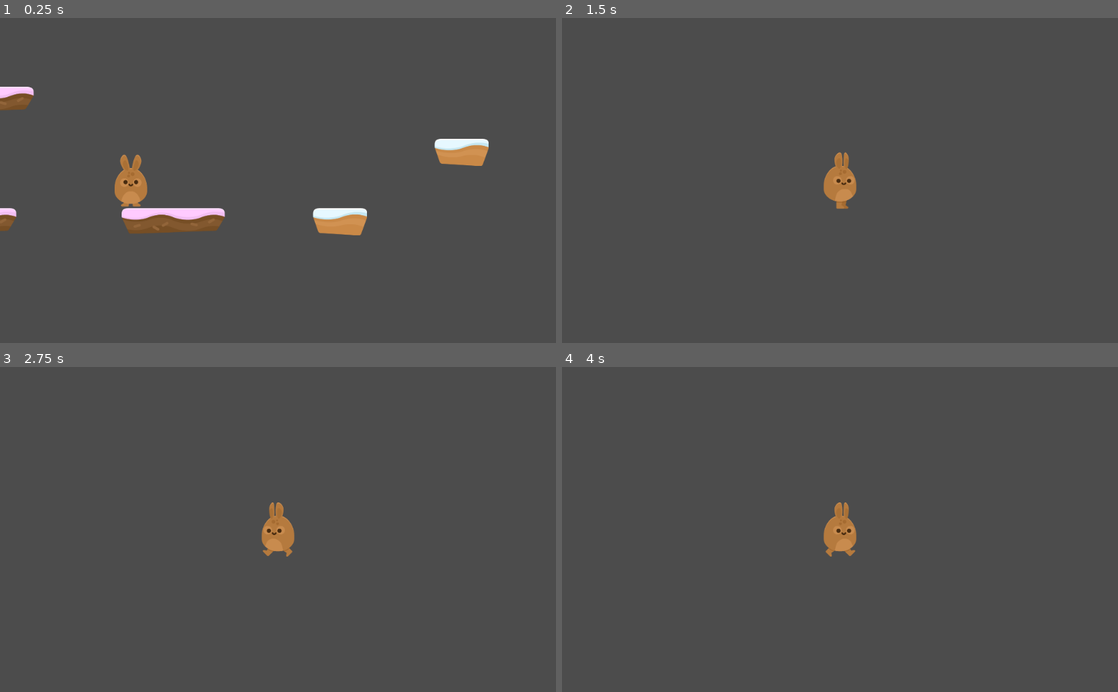
Above: before the commit, frames 1-4 (two rows, left to right).
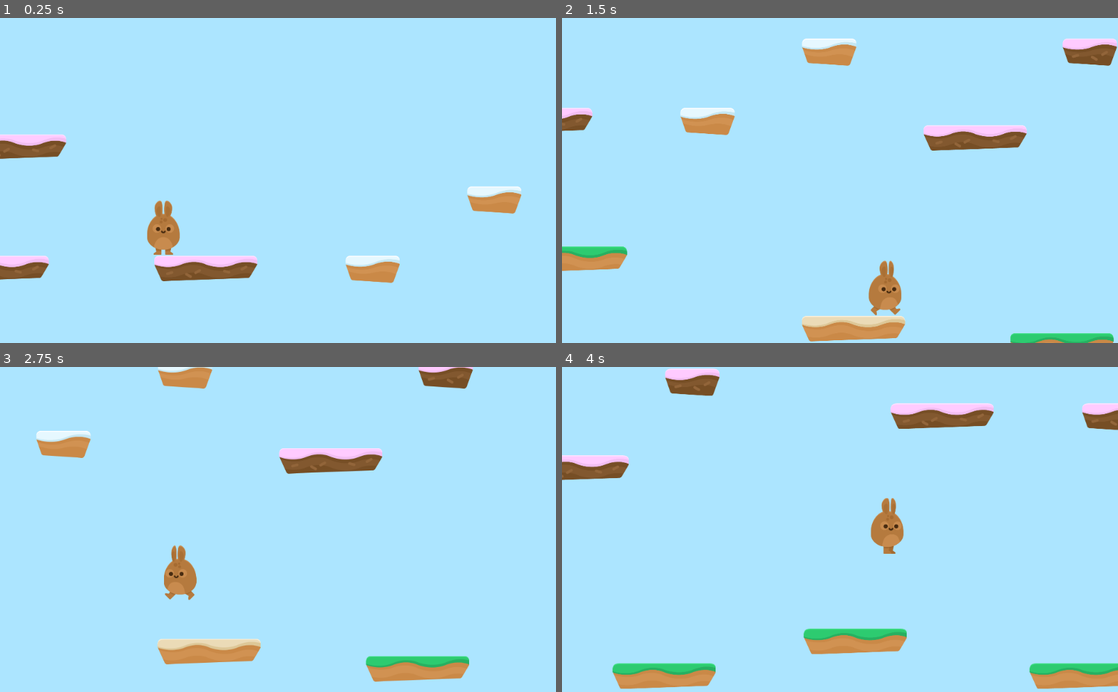
Above: after the commit, the same moments.

Repository: kidoncio/HoppyDays
Game: Godot game, scene res://Scenes/Levels/Level1.tscn
Same seed, same stepped clock (60 frames per second), same inputs: the game is played once before the commit and once after it.
Inputs:
- Up to frame 1 (0.25 s): no input
- Up to frame 2 (1.5 s): hold W (jump) 0.53-1.28 s; hold D (right) from 0.53 s (still down); tap W (jump) at 1.35 s
- Up to frame 3 (2.75 s): tap W (jump) at 1.52, 1.82 s; release D (right) at 2.03 s; hold A (left) from 2.03 s (still down); hold W (jump) from 2.03 s (still down)
- Up to frame 4 (4 s): release A (left) at 2.78 s; release W (jump) at 2.78 s; hold D (right) from 2.78 s (still down); tap W (jump) at 2.85, 3.02, 3.32 s; hold W (jump) from 3.53 s (still down)

The runs differ from the first frame. In frame 1, 100% of the frame differs, in the area x 0-100%, y 0-100%; in frame 2, 100%; in frame 3, 100%; in frame 4, 100%.

Commit message:
Add GameState e GUI

Diff:
--- /dev/null
+++ b/GUI/GUI.gd
@@ -0,0 +1,13 @@
+extends CanvasLayer
+
+# Nodes
+const GAME_STATE_NODE: String = "GameState"
+
+func update_lives(lives_left: int):
+	if lives_left >= 0:
+		$Control/TextureRect/VBoxContainer/HBoxContainer/LifeCount.text = str(lives_left)
+
+
+func update_coins(coins: int):
+	if coins >= 0:
+		$Control/TextureRect/VBoxContainer/HBoxContainer/CoinCount.text = str(coins)
--- /dev/null
+++ b/GUI/GUI.tscn
@@ -0,0 +1,81 @@
+[gd_scene load_steps=7 format=2]
+
+[ext_resource path="res://GUI/GUI.gd" type="Script" id=1]
+[ext_resource path="res://GFX/HUD/bannerHanging.png" type="Texture" id=2]
+[ext_resource path="res://Fonts/candles_.ttf" type="DynamicFontData" id=3]
+[ext_resource path="res://GFX/HUD/coin_bronze.png" type="Texture" id=4]
+[ext_resource path="res://GFX/HUD/lifes.png" type="Texture" id=5]
+
+[sub_resource type="DynamicFont" id=1]
+size = 46
+outline_size = 4
+outline_color = Color( 0, 0, 0, 1 )
+use_filter = true
+font_data = ExtResource( 3 )
+
+[node name="GUI" type="CanvasLayer" groups=[
+"GUI",
+]]
+script = ExtResource( 1 )
+
+[node name="Control" type="Control" parent="."]
+anchor_right = 1.0
+anchor_bottom = 1.0
+
+[node name="TextureRect" type="TextureRect" parent="Control"]
+anchor_left = 1.0
+anchor_right = 1.0
+margin_left = -343.708
+margin_top = 48.8836
+margin_right = -75.4204
+margin_bottom = 107.884
+texture = ExtResource( 2 )
+
+[node name="VBoxContainer" type="VBoxContainer" parent="Control/TextureRect"]
+anchor_top = 0.5
+anchor_right = 1.0
+anchor_bottom = 0.5
+margin_top = -60.5
+margin_bottom = 60.5
+alignment = 1
+
+[node name="HBoxContainer" type="HBoxContainer" parent="Control/TextureRect/VBoxContainer"]
+margin_right = 268.0
+margin_bottom = 121.0
+alignment = 1
+
+[node name="CoinCount" type="Label" parent="Control/TextureRect/VBoxContainer/HBoxContainer"]
+margin_top = 20.0
+margin_right = 72.0
+margin_bottom = 141.0
+size_flags_horizontal = 3
+custom_fonts/font = SubResource( 1 )
+text = "0
+"
+align = 1
+valign = 1
+
+[node name="CoinIcon" type="TextureRect" parent="Control/TextureRect/VBoxContainer/HBoxContainer"]
+margin_left = 76.0
+margin_right = 136.0
+margin_bottom = 121.0
+texture = ExtResource( 4 )
+
+[node name="LifeCount" type="Label" parent="Control/TextureRect/VBoxContainer/HBoxContainer"]
+margin_left = 140.0
+margin_top = 20.0
+margin_right = 212.0
+margin_bottom = 141.0
+size_flags_horizontal = 3
+custom_fonts/font = SubResource( 1 )
+text = "0
+"
+align = 1
+valign = 1
+autowrap = true
+
+[node name="LifeIcon" type="TextureRect" parent="Control/TextureRect/VBoxContainer/HBoxContainer"]
+margin_left = 216.0
+margin_right = 268.0
+margin_bottom = 121.0
+texture = ExtResource( 5 )
--- a/Player/Player.gd
+++ b/Player/Player.gd
@@ -4,9 +4,19 @@
 
 const UP: Vector2 = Vector2(0, -1)
 const SPEED: int = 1500
-const GRAVITY: int = 500
-const JUMP_SPEED: int = 4000
+const GRAVITY: int = 150
+const JUMP_SPEED: int = 3000
 
+const BOOST_MULTIPLIER: float = 1.5
+const WORLD_LIMIT: int = 5000
+
+# Groups
+const GAME_STATE_GROUP: String = "GameState"
+
+# Methods
+const END_GAME_METHOD: String = "end_game"
+
+# Signals
 signal animate
 const ANIMATE_SIGNAL: String = "animate"
 
@@ -19,14 +29,21 @@
 
 
 func apply_gravity() -> void:
-	if is_on_floor():
+	if position.y > WORLD_LIMIT:
+		get_tree().call_group(GAME_STATE_GROUP, END_GAME_METHOD)
+		pass
+
+	if is_on_floor() and motion.y > 0:
 		motion.y = 0
+	elif is_on_ceiling():
+		motion.y = 1
 	else:
 		motion.y += GRAVITY
 
 
 func jump() -> void:
 	if Input.is_action_pressed("jump") && is_on_floor():
+		$SFX/Jump.play()
 		motion.y -= JUMP_SPEED
 
 
@@ -39,5 +56,19 @@
 		motion.x = 0
 
 
+func boost() -> void:
+	position.y -= 1
+	yield(get_tree(), "idle_frame")
+	motion.y -= JUMP_SPEED * BOOST_MULTIPLIER
+
+
 func animate() -> void:
 	emit_signal(ANIMATE_SIGNAL, motion)
+
+
+func hurt() -> void:
+	$SFX/Pain.play()
+
+	position.y -= 1
+	yield(get_tree(), "idle_frame")
+	motion.y = -JUMP_SPEED
--- a/Player/Player.tscn
+++ b/Player/Player.tscn
@@ -1,7 +1,13 @@
-[gd_scene load_steps=4 format=2]
+[gd_scene load_steps=10 format=2]
 
 [ext_resource path="res://Player/Player.gd" type="Script" id=1]
 [ext_resource path="res://Player/PlayerAnimation.tscn" type="PackedScene" id=2]
+[ext_resource path="res://GFX/Background/bg_layer1.png" type="Texture" id=3]
+[ext_resource path="res://GFX/Background/bg_layer2.png" type="Texture" id=4]
+[ext_resource path="res://GFX/Background/bg_layer3.png" type="Texture" id=5]
+[ext_resource path="res://GFX/Background/bg_layer4.png" type="Texture" id=6]
+[ext_resource path="res://SFX/jump1.ogg" type="AudioStream" id=7]
+[ext_resource path="res://SFX/pain.ogg" type="AudioStream" id=8]
 
 [sub_resource type="CapsuleShape2D" id=1]
 radius = 60.0
@@ -9,7 +15,7 @@
 
 [node name="Player" type="KinematicBody2D"]
 position = Vector2( 481.878, 256.318 )
-collision_mask = 2
+collision_mask = 14
 script = ExtResource( 1 )
 __meta__ = {
 "_edit_group_": true
@@ -20,10 +26,70 @@
 shape = SubResource( 1 )
 
 [node name="PlayerAnimation" parent="." instance=ExtResource( 2 )]
-frame = 1
 
 [node name="Camera2D" type="Camera2D" parent="."]
+editor/display_folded = true
+position = Vector2( 100, 0 )
 current = true
 zoom = Vector2( 2, 2 )
 limit_left = 0
+limit_smoothed = true
+drag_margin_h_enabled = false
+drag_margin_v_enabled = false
+smoothing_enabled = true
+
+[node name="ParallaxBackground" type="ParallaxBackground" parent="Camera2D"]
+editor/display_folded = true
+scroll_base_offset = Vector2( 0, -1000 )
+scroll_ignore_camera_zoom = true
+
+[node name="ParallaxLayer" type="ParallaxLayer" parent="Camera2D/ParallaxBackground"]
+editor/display_folded = true
+motion_mirroring = Vector2( 2048, 2048 )
+
+[node name="TextureRect" type="TextureRect" parent="Camera2D/ParallaxBackground/ParallaxLayer"]
+margin_right = 40.0
+margin_bottom = 40.0
+texture = ExtResource( 3 )
+
+[node name="ParallaxLayer2" type="ParallaxLayer" parent="Camera2D/ParallaxBackground"]
+editor/display_folded = true
+motion_scale = Vector2( 0.25, 1 )
+motion_mirroring = Vector2( 2048, 0 )
+
+[node name="TextureRect" type="TextureRect" parent="Camera2D/ParallaxBackground/ParallaxLayer2"]
+margin_right = 40.0
+margin_bottom = 40.0
+texture = ExtResource( 4 )
+
+[node name="ParallaxLayer3" type="ParallaxLayer" parent="Camera2D/ParallaxBackground"]
+editor/display_folded = true
+motion_scale = Vector2( 0.5, 1 )
+motion_mirroring = Vector2( 2048, 0 )
+
+[node name="TextureRect" type="TextureRect" parent="Camera2D/ParallaxBackground/ParallaxLayer3"]
+margin_right = 40.0
+margin_bottom = 40.0
+texture = ExtResource( 5 )
+
+[node name="ParallaxLayer4" type="ParallaxLayer" parent="Camera2D/ParallaxBackground"]
+editor/display_folded = true
+motion_scale = Vector2( 0.75, 1 )
+motion_mirroring = Vector2( 2048, 0 )
+
+[node name="TextureRect" type="TextureRect" parent="Camera2D/ParallaxBackground/ParallaxLayer4"]
+margin_right = 40.0
+margin_bottom = 40.0
+texture = ExtResource( 6 )
+
+[node name="SFX" type="Node" parent="."]
+editor/display_folded = true
+
+[node name="Jump" type="AudioStreamPlayer" parent="SFX"]
+stream = ExtResource( 7 )
+volume_db = -8.0
+
+[node name="Pain" type="AudioStreamPlayer" parent="SFX"]
+stream = ExtResource( 8 )
+volume_db = -5.0
 [connection signal="animate" from="." to="PlayerAnimation" method="_on_Player_animate"]
--- /dev/null
+++ b/Scenes/Levels/GameState.gd
@@ -0,0 +1,52 @@
+extends Node2D
+
+var _lives: int = 3
+var _coins: int = 0
+var _target_number_of_coins: int = 10
+
+# Groups
+const GAME_STATE_GROUP: String = "GameState"
+const GUI_GROUP: String = "GUI"
+
+# Methods
+const UPDATE_LIVES_METHOD: String = "update_lives"
+const UPDATE_COINS_METHOD: String = "update_coins"
+
+func _ready():
+	add_to_group(GAME_STATE_GROUP)
+	update_GUI()
+
+
+func update_GUI() -> void:
+	get_tree().call_group(GUI_GROUP, UPDATE_LIVES_METHOD, _lives)
+	get_tree().call_group(GUI_GROUP, UPDATE_COINS_METHOD, _coins)
+
+
+func hurt() -> void:
+	_lives -= 1
+	$Player.hurt()
+
+	update_GUI()
+
+	if _lives < 0:
+		end_game()
+
+
+func coin_up() -> void:
+	_coins += 1
+	update_GUI()
+
+	var multiple_of_coins: bool = (_coins % _target_number_of_coins) == 0
+
+	if multiple_of_coins:
+		life_up()
+
+
+func life_up() -> void:
+	_lives += 1
+	update_GUI()
+
+
+func end_game() -> void:
+	yield(get_tree().create_timer(0.3), "timeout")
+	get_tree().change_scene("res://Scenes/GameOver.tscn")
